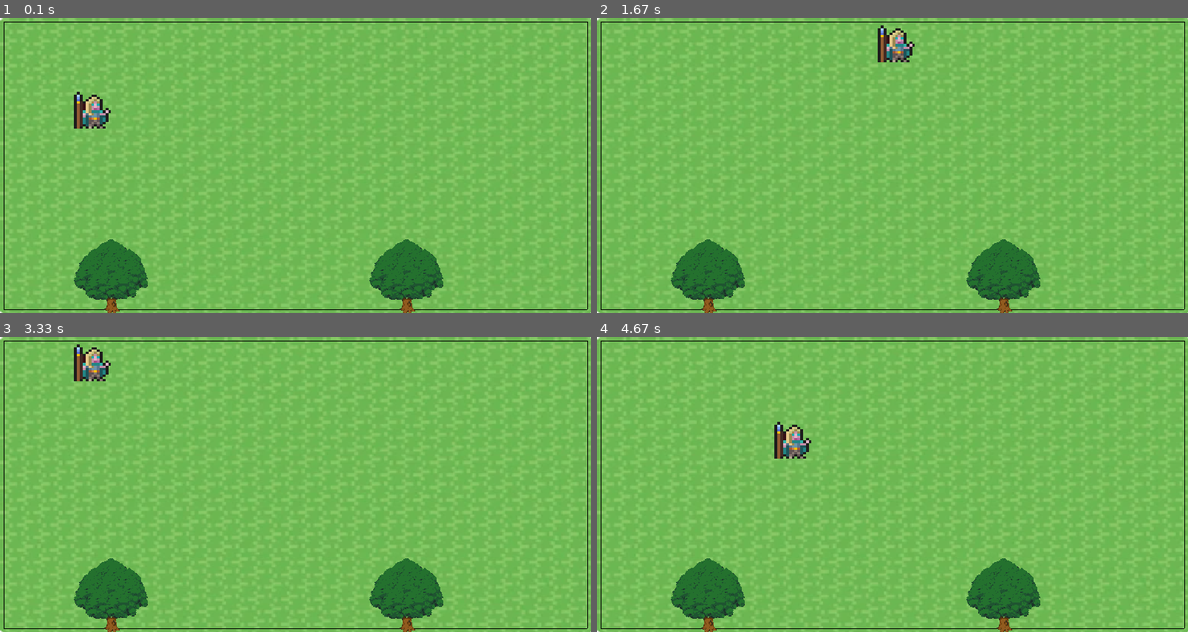
Above: before the commit, frames 1-4 (two rows, left to right).
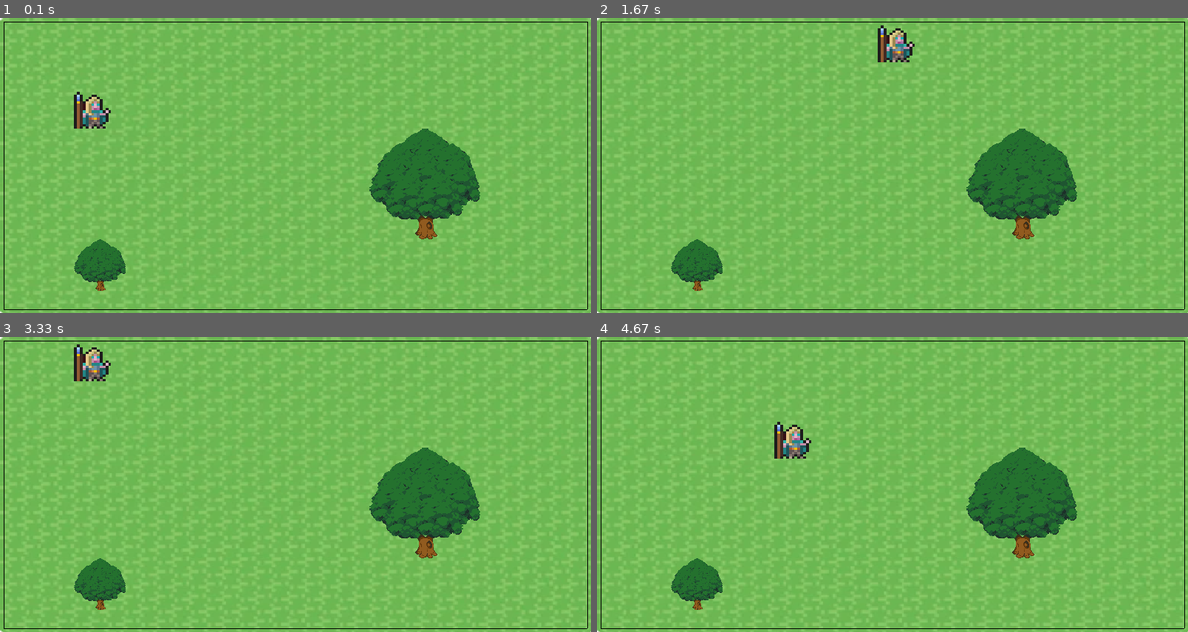
Above: after the commit, the same moments.

Repository: Daniil-Fuks/PyGame-quest
Game: pygame game, started from main.py
Same seed, same stepped clock (60 frames per second), same inputs: the game is played once before the commit and once after it.
Inputs:
- Up to frame 1 (0.1 s): no input
- Up to frame 2 (1.67 s): hold D 0.33-0.8 s; hold W 0.83-1.13 s; hold D 1.17-1.63 s
- Up to frame 3 (3.33 s): hold A 1.67-2.2 s; hold S 2.23-2.53 s; hold A 2.57-2.97 s; hold W from 3 s (still down)
- Up to frame 4 (4.67 s): release W at 3.37 s; hold D 3.4-4.03 s; hold S 4.07-4.43 s; hold A from 4.47 s (still down)

The runs differ from the first frame. In frame 1, 7.7% of the frame differs, in the area x 12-82%, y 37-100%; in frame 2, 7.7%; in frame 3, 7.7%; in frame 4, 7.7%.

Commit message:
Refactor 1st level
Первый уровень теперь находится в функции, а при последующих уровнях будут использоваться другие аналогичные функции

Diff:
--- a/main.py
+++ b/main.py
@@ -81,27 +81,30 @@
     #         self.vx = 0
 
 
+def level_1():
+    player = Player(50, 50, 100, 100)
+    tree = Tree(150, 150, 500, 150)
+    tree2 = Tree(70, 70, 100, 300)
+    all_sprites.add(tree)
+    trees.add(tree)
+    all_sprites.add(tree2)
+    trees.add(tree2)
+    return player
+
+
 def main():
     Border(5, 5, width - 5, 5)
     Border(5, height - 5, width - 5, height - 5)
     Border(5, 5, 5, height - 5)
     Border(width - 5, 5, width - 5, height - 5)
-    player = Player(50, 50, 100, 100)
-    tree = Tree(100, 100, 500, 300)
-    tree2 = Tree(100, 100, 100, 300)
-    all_sprites.add(tree)
-    trees.add(tree)
-    all_sprites.add(tree2)
-    trees.add(tree2)
+    player = level_1()
     bg = pygame.image.load('data/Grass.png')
     bg = pygame.transform.scale(bg, (800, 400))
-
     running = True
     fps = 60
     clock = pygame.time.Clock()
     while running:
         screen.blit(bg, (0, 0))
-        event_key = None
         for event in pygame.event.get():
             if event.type == pygame.QUIT:
                 running = False
